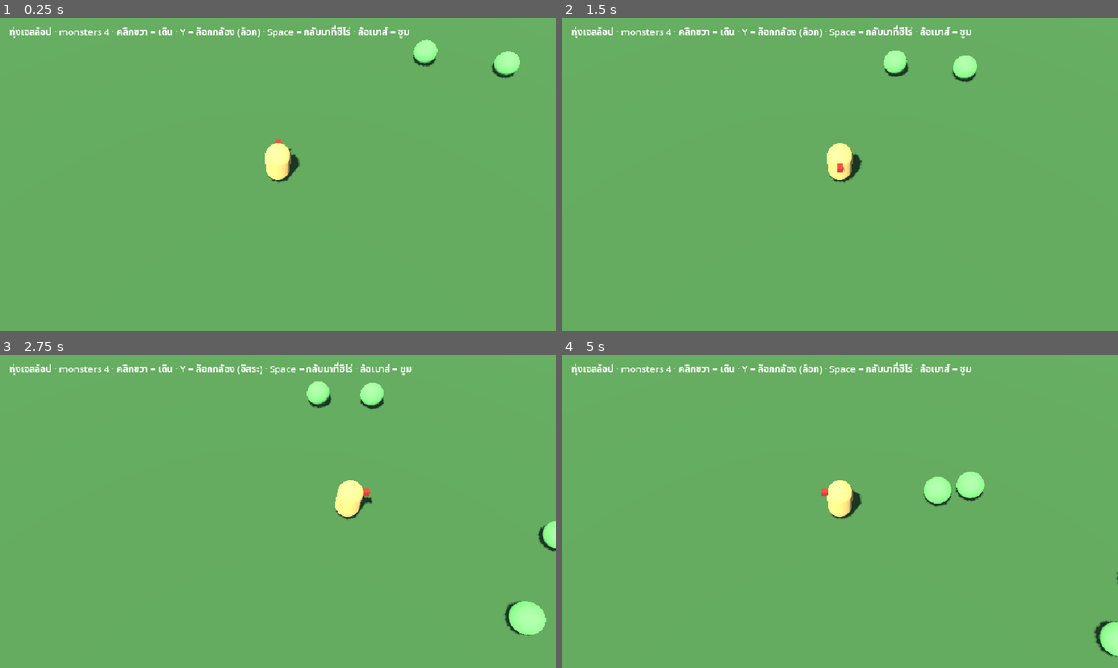
Above: before the commit, frames 1-4 (two rows, left to right).
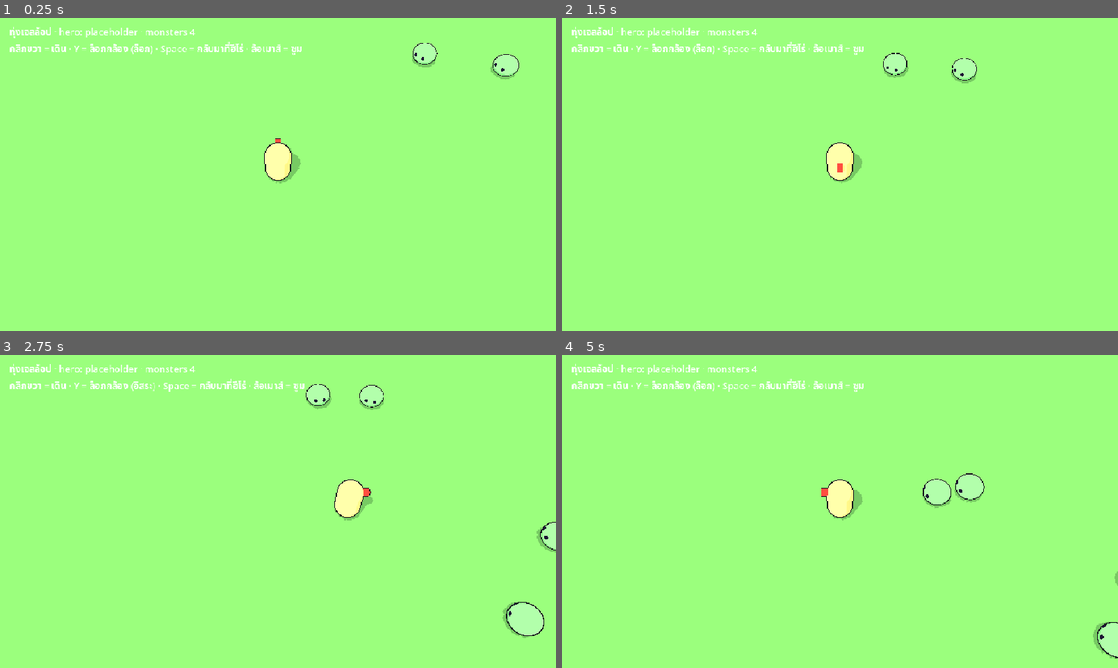
Above: after the commit, the same moments.

Repository: mezealot24/novice-to-hero
Game: Godot game, scene res://scenes/arena3d.tscn
Two runs of this game, one before a commit and one after it. Both use one fixed random seed, a clock stepped at 60 frames per second and the inputs below.
Inputs (mouse positions are in pixels of both pictures, inside the frame that each line leads up to):
- Up to frame 1 (0.25 s): no input
- Up to frame 2 (1.5 s): move the mouse to (962, 158) at 0.52 s; hold D (move_right) 0.53-1.28 s; tap Y at 0.6, 1.35 s; click (962, 158) at 0.67 s; tap Space at 0.77 s; move the mouse to (728, 190) at 1.27 s; hold S (move_down) from 1.28 s (still down)
- Up to frame 3 (2.75 s): tap Space at 1.52 s; move the mouse to (333, 442) at 2.02 s; release S (move_down) at 2.03 s; hold D (move_right) from 2.03 s (still down); tap Y at 2.1 s
- Up to frame 4 (5 s): move the mouse to (812, 574) at 2.77 s; release D (move_right) at 2.78 s; hold W (move_up) 2.78-3.53 s; tap Y at 2.85, 3.6, 4.35 s; click (812, 574) at 2.92 s; tap Space at 3.02, 3.77, 4.52 s; move the mouse to (1006, 558) at 3.52 s; hold A (move_left) from 3.53 s (still down); move the mouse to (673, 464) at 4.27 s

The runs differ from the first frame. In frame 1, 99% of the frame differs, in the area x 0-100%, y 0-100%; in frame 2, 99%; in frame 3, 99%; in frame 4, 99%.

Commit message:
feat(godot): toon shader + outline, auto-load a Rogue model from res://assets, slime placeholders
Co-Authored-By: Claude Opus 5.5 <noreply@anthropic.com>
Claude-Session: https://claude.ai/code/session_01VrR8nD7MgsuBseNkCJu1YQ

Diff:
--- /dev/null
+++ b/godot/core/toon.gd
@@ -0,0 +1,90 @@
+## Toon look helpers: toon material (+ outline pass) for placeholders and imported models,
+## plus finding / loading character models dropped into res://assets/.
+extends RefCounted
+
+const TOON := preload("res://shaders/toon.gdshader")
+const OUTLINE := preload("res://shaders/outline.gdshader")
+
+
+## A toon material with an outline pass. `outline` is in the mesh's own units (before node scale).
+static func material(color: Color, tex: Texture2D = null, outline := 0.03) -> ShaderMaterial:
+	var m := ShaderMaterial.new()
+	m.shader = TOON
+	m.set_shader_parameter("albedo", color)
+	if tex != null:
+		m.set_shader_parameter("albedo_tex", tex)
+	if outline > 0.0:
+		var o := ShaderMaterial.new()
+		o.shader = OUTLINE
+		o.set_shader_parameter("thickness", outline)
+		m.next_pass = o
+	return m
+
+
+## Replaces every surface material under `root` with a toon one that keeps its colour and texture.
+static func apply(root: Node, outline := 0.03) -> void:
+	for n in root.find_children("*", "MeshInstance3D", true, false):
+		var mi := n as MeshInstance3D
+		if mi.mesh == null:
+			continue
+		for i in mi.mesh.get_surface_count():
+			var src := mi.get_active_material(i)
+			var color := Color.WHITE
+			var tex: Texture2D = null
+			if src is BaseMaterial3D:
+				color = (src as BaseMaterial3D).albedo_color
+				tex = (src as BaseMaterial3D).albedo_texture
+			mi.set_surface_override_material(i, material(color, tex, outline))
+
+
+## Finds the .glb / .gltf under `root` whose file name contains `keyword` (shortest name wins,
+## so "Rogue.glb" beats "Rogue_Hooded.glb"). Returns "" if none.
+static func find_model(root: String, keyword: String) -> String:
+	var hits: PackedStringArray = []
+	_collect(root, keyword.to_lower(), hits)
+	var best := ""
+	for h in hits:
+		if best == "" or h.get_file().length() < best.get_file().length():
+			best = h
+	return best
+
+
+static func _collect(dir_path: String, keyword: String, hits: PackedStringArray) -> void:
+	var dir := DirAccess.open(dir_path)
+	if dir == null:
+		return
+	for f in dir.get_files():
+		var low := f.to_lower()
+		if (low.ends_with(".glb") or low.ends_with(".gltf")) and low.contains(keyword):
+			hits.append(dir_path.path_join(f))
+	for d in dir.get_directories():
+		_collect(dir_path.path_join(d), keyword, hits)
+
+
+## Instances a model scene scaled to `height` metres and turned to face -Z (Godot's look_at forward).
+## Returns null if the file can't be loaded.
+static func load_character(path: String, height: float) -> Node3D:
+	var scene := load(path) as PackedScene
+	if scene == null:
+		return null
+	var model := scene.instantiate() as Node3D
+	if model == null:
+		return null
+	var h := 0.0
+	for n in model.find_children("*", "MeshInstance3D", true, false):
+		var mi := n as MeshInstance3D
+		if mi.mesh != null:
+			h = maxf(h, mi.mesh.get_aabb().size.y)
+	if h > 0.0:
+		model.scale = Vector3.ONE * (height / h)
+	model.rotation.y = PI # glTF models face +Z
+	return model
+
+
+## First animation whose name contains any of `keys` (case-insensitive), or "".
+static func pick_anim(ap: AnimationPlayer, keys: PackedStringArray) -> String:
+	for k in keys:
+		for a in ap.get_animation_list():
+			if String(a).to_lower().contains(k):
+				return a
+	return ""
--- a/godot/scenes/arena3d.gd
+++ b/godot/scenes/arena3d.gd
@@ -2,6 +2,10 @@
 ## Camera: Y = lock/unlock, Space = snap to hero (hold), mouse at screen edge = pan (unlocked), wheel = zoom.
 ## Placeholder shapes only (capsule hero, sphere monsters); real models / combat come in M1.
 extends Node3D
+
+const Toon := preload("res://core/toon.gd")
+const ASSETS_DIR := "res://assets"
+const HERO_HEIGHT := 1.7
 
 const ARENA_SIZE := Vector2(40.0, 24.0) # metres (x, z)
 const HERO_SPEED := 4.0 # m/s
@@ -27,6 +31,11 @@
 var cam_focus := Vector3.ZERO
 var cam_dist := 16.0
 var marker_t := 0.0
+## Set when a real model (e.g. KayKit Rogue) was found in res://assets.
+var hero_anim: AnimationPlayer
+var anim_idle := ""
+var anim_walk := ""
+var hero_model_name := "placeholder"
 
 
 func _ready() -> void:
@@ -63,7 +72,9 @@
 	# Holding right click keeps steering, like LoL.
 	if Input.is_mouse_button_pressed(MOUSE_BUTTON_RIGHT):
 		_order_move(get_viewport().get_mouse_position(), false)
+	var before := hero.position
 	_move_hero(delta)
+	_play_move_anim(hero.position.distance_to(before) > 0.0001)
 	_move_monsters(delta)
 	_update_camera(delta)
 	_update_marker(delta)
@@ -131,6 +142,14 @@
 	cam.look_at(cam_focus, Vector3.UP)
 
 
+func _play_move_anim(moving: bool) -> void:
+	if hero_anim == null:
+		return
+	var want := anim_walk if moving and anim_walk != "" else anim_idle
+	if want != "" and hero_anim.current_animation != want:
+		hero_anim.play(want, 0.15)
+
+
 func _update_marker(delta: float) -> void:
 	marker_t = maxf(0.0, marker_t - delta)
 	click_marker.visible = marker_t > 0.0
@@ -155,7 +174,7 @@
 		for i in int(pair[1]):
 			var r := float(def.get("radius", 15)) * MON_RADIUS_SCALE
 			var body := _blob(r, Color("7fd96b"))
-			body.position = Vector3(randf_range(half.x * 0.3, half.x - 2.0), r, randf_range(-half.y + 2.0, half.y - 2.0))
+			body.position = Vector3(randf_range(half.x * 0.3, half.x - 2.0), r * 0.8, randf_range(-half.y + 2.0, half.y - 2.0))
 			add_child(body)
 			mons.append({ "node": body, "r": r, "speed": float(def.get("moveSpeed", 200)) * MON_SPEED_SCALE })
 
@@ -180,7 +199,7 @@
 	var plane := PlaneMesh.new()
 	plane.size = ARENA_SIZE
 	ground.mesh = plane
-	ground.material_override = _mat(Color("4a7a3c"))
+	ground.material_override = _mat(Color("6fae4f"), 0.0)
 	add_child(ground)
 
 	# Low walls so the arena edge reads clearly from the tilted camera.
@@ -190,7 +209,7 @@
 		var box := BoxMesh.new()
 		box.size = Vector3(side.z, 0.6, side.w)
 		wall.mesh = box
-		wall.material_override = _mat(Color("6b5a44"))
+		wall.material_override = _mat(Color("8a6a4a"), 0.0)
 		wall.position = Vector3(side.x, 0.3, side.y)
 		add_child(wall)
 
@@ -199,13 +218,29 @@
 	ring.inner_radius = 0.25
 	ring.outer_radius = 0.35
 	click_marker.mesh = ring
-	click_marker.material_override = _mat(Color("6bffb0"))
+	click_marker.material_override = _mat(Color("6bffb0"), 0.0)
 	click_marker.visible = false
 	add_child(click_marker)
 
 
 func _build_hero() -> Node3D:
 	var root := Node3D.new()
+	var path := Toon.find_model(ASSETS_DIR, "rogue")
+	var model: Node3D = Toon.load_character(path, HERO_HEIGHT) if path != "" else null
+	if model != null:
+		root.add_child(model)
+		Toon.apply(model, 0.02)
+		hero_model_name = path.get_file()
+		var aps := model.find_children("*", "AnimationPlayer", true, false)
+		if not aps.is_empty():
+			hero_anim = aps[0] as AnimationPlayer
+			anim_idle = Toon.pick_anim(hero_anim, ["idle"])
+			anim_walk = Toon.pick_anim(hero_anim, ["walking_a", "walk", "run"])
+			for a in [anim_idle, anim_walk]:
+				if a != "":
+					hero_anim.get_animation(a).loop_mode = Animation.LOOP_LINEAR
+		return root
+	# Placeholder: capsule + "nose" so you can see which way the hero faces (look_at points -Z forward).
 	var body := MeshInstance3D.new()
 	var cap := CapsuleMesh.new()
 	cap.radius = HERO_RADIUS
@@ -214,7 +249,6 @@
 	body.material_override = _mat(Color("ffd36b"))
 	body.position.y = 0.8
 	root.add_child(body)
-	# A "nose" so you can see which way the hero faces (look_at points -Z forward).
 	var nose := MeshInstance3D.new()
 	var box := BoxMesh.new()
 	box.size = Vector3(0.2, 0.2, 0.4)
@@ -225,20 +259,32 @@
 	return root
 
 
-func _blob(r: float, color: Color) -> MeshInstance3D:
-	var m := MeshInstance3D.new()
+## Slime-ish placeholder monster: squashed toon sphere with two eyes on its -Z (facing) side.
+func _blob(r: float, color: Color) -> Node3D:
+	var root := Node3D.new()
+	var body := MeshInstance3D.new()
 	var s := SphereMesh.new()
 	s.radius = r
 	s.height = r * 2.0
-	m.mesh = s
-	m.material_override = _mat(color)
-	return m
-
-
-func _mat(color: Color) -> StandardMaterial3D:
-	var m := StandardMaterial3D.new()
-	m.albedo_color = color
-	return m
+	body.mesh = s
+	body.material_override = _mat(color)
+	body.scale = Vector3(1.0, 0.8, 1.0)
+	root.add_child(body)
+	for side in [-1.0, 1.0]:
+		var eye := MeshInstance3D.new()
+		var e := SphereMesh.new()
+		e.radius = r * 0.16
+		e.height = r * 0.32
+		eye.mesh = e
+		eye.material_override = _mat(Color("1b1424"), 0.0)
+		eye.position = Vector3(side * r * 0.35, r * 0.15, -r * 0.82)
+		root.add_child(eye)
+	return root
+
+
+## Toon material with outline for placeholder shapes.
+func _mat(color: Color, outline := 0.03) -> ShaderMaterial:
+	return Toon.material(color, null, outline)
 
 
 func _build_hud() -> void:
@@ -252,5 +298,5 @@
 
 func _update_hud() -> void:
 	var d1: Dictionary = GameData.dungeon("d1")
-	info.text = "%s · monsters %d · คลิกขวา = เดิน · Y = ล็อกกล้อง (%s) · Space = กลับมาที่ฮีโร่ · ล้อเมาส์ = ซูม" % [
-		d1.get("name", "?"), mons.size(), "ล็อก" if cam_locked else "อิสระ"]
+	info.text = "%s · hero: %s · monsters %d\nคลิกขวา = เดิน · Y = ล็อกกล้อง (%s) · Space = กลับมาที่ฮีโร่ · ล้อเมาส์ = ซูม" % [
+		d1.get("name", "?"), hero_model_name, mons.size(), "ล็อก" if cam_locked else "อิสระ"]
--- /dev/null
+++ b/godot/shaders/outline.gdshader
@@ -0,0 +1,14 @@
+// Inverted-hull outline: draws the back faces pushed out along the normal, in a flat dark colour.
+shader_type spatial;
+render_mode unshaded, cull_front;
+
+uniform vec4 outline_color : source_color = vec4(0.09, 0.07, 0.12, 1.0);
+uniform float thickness : hint_range(0.0, 0.2) = 0.03;
+
+void vertex() {
+	VERTEX += NORMAL * thickness;
+}
+
+void fragment() {
+	ALBEDO = outline_color.rgb;
+}
--- /dev/null
+++ b/godot/shaders/toon.gdshader
@@ -0,0 +1,24 @@
+// Trickster-style cel shading: 2 tones (lit / shade), hard shadow edge, soft rim light.
+// Keeps the model's own albedo texture (KayKit uses one shared atlas).
+shader_type spatial;
+
+uniform vec4 albedo : source_color = vec4(1.0);
+uniform sampler2D albedo_tex : source_color, filter_linear_mipmap, hint_default_white;
+uniform float shade_threshold : hint_range(-1.0, 1.0) = 0.2;
+uniform float shade_softness : hint_range(0.0, 0.5) = 0.03;
+uniform float shade_floor : hint_range(0.0, 1.0) = 0.45; // brightness of the shaded tone
+uniform vec4 rim_color : source_color = vec4(1.0, 0.95, 0.85, 1.0);
+uniform float rim_strength : hint_range(0.0, 1.0) = 0.25;
+
+void fragment() {
+	ALBEDO = albedo.rgb * texture(albedo_tex, UV).rgb;
+	float rim = 1.0 - clamp(dot(NORMAL, VIEW), 0.0, 1.0);
+	EMISSION = rim_color.rgb * ALBEDO * smoothstep(0.62, 0.72, rim) * rim_strength;
+}
+
+void light() {
+	float ndl = dot(NORMAL, LIGHT);
+	float lit = smoothstep(shade_threshold - shade_softness, shade_threshold + shade_softness, ndl);
+	lit *= smoothstep(0.45, 0.55, ATTENUATION); // hard-edged shadows too
+	DIFFUSE_LIGHT += LIGHT_COLOR / PI * mix(shade_floor, 1.0, lit);
+}
Not shown, added: godot/assets/README.txt
